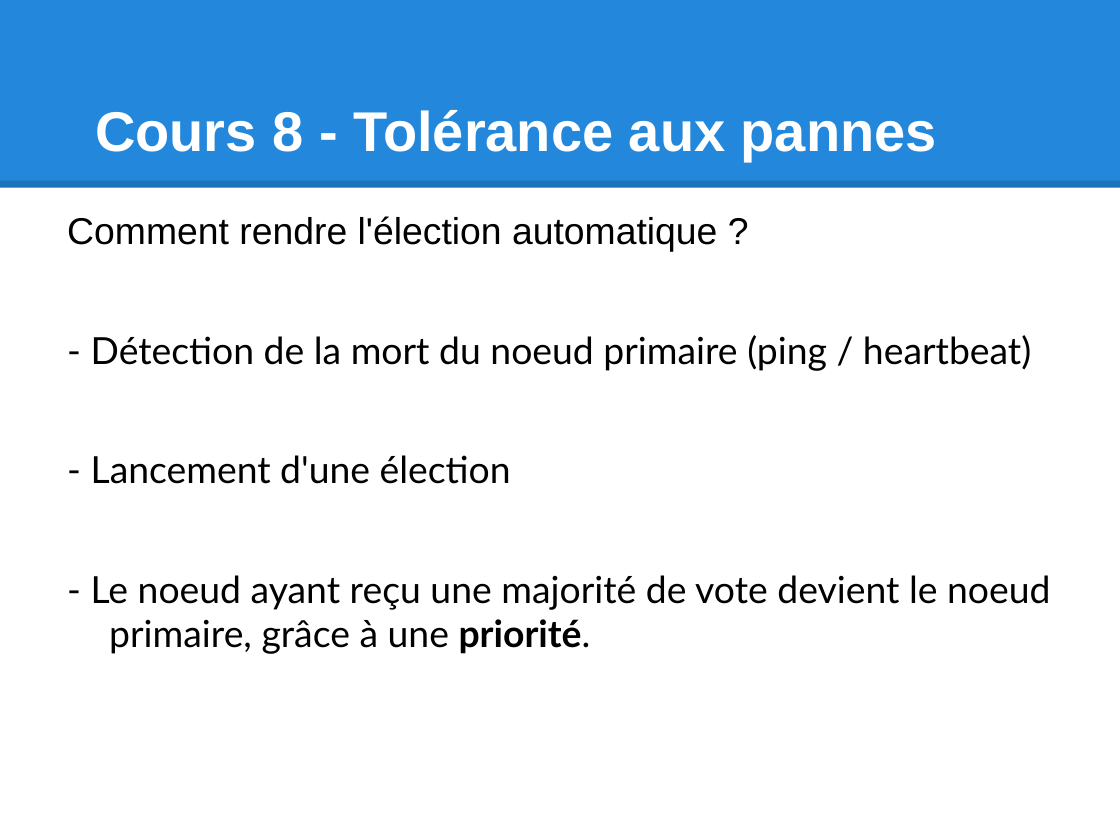
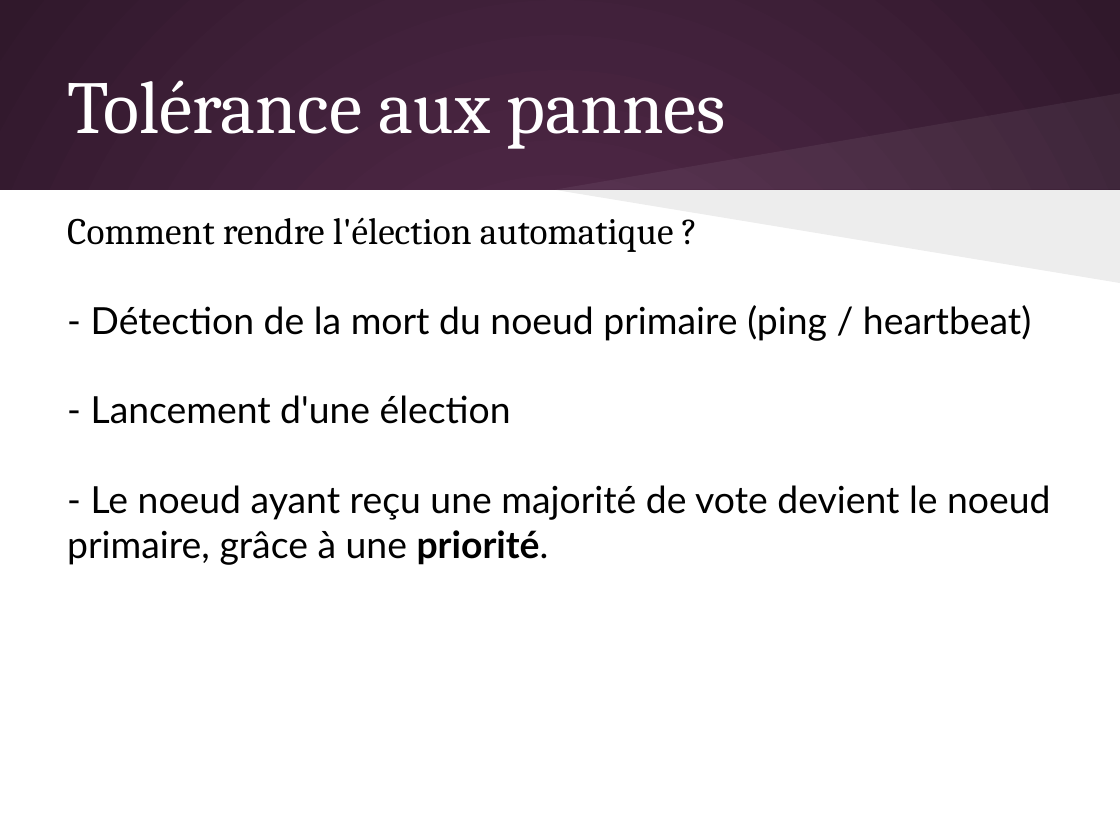
Before and after one commit to olivier-pitton/dant, a slide deck: slide 59 of mongodb/Cours_NoSQL.pptx. Drawn at 1120x840 pixels with LibreOffice and Linux fonts; fonts in the diff are those of the drawing. Boxes give left, top, right and bottom in pixels: in the first picture for what was removed or moved away, otherwise in the second. Text is boxed around its words. In the diff, an @@ line names an element or a change of style, - is before the commit and + after.

```diff
--- a/mongodb/Cours_NoSQL.pptx
+++ b/mongodb/Cours_NoSQL.pptx
@@ background #FFFFFF to gradient #592D50 to #30182B @@
@@ rectangle removed at [0, 0, 1120, 188] @@
@@ title "Tolérance aux pannes" at [67, 80, 726, 149]: vertical alignment bottom to middle @@
@@ title at [67, 80, 726, 149]: text changed; size 36 to 48 pt; font Arial to Cambria; bold off @@
-Cours 8 - Tolérance aux pannes
+Tolérance aux pannes
@@ freeform shape added at [554, 93, 1120, 189], fill #FFFFFF at 6% opacity @@
@@ line removed from (0, 184) to (1120, 184) @@
@@ rectangle added at [0, 190, 1120, 840], fill #FFFFFF @@
@@ text "Comment rendre l'élection automatique ?" at [67, 217, 1050, 565]: font Arial to Cambria in "Comment rendre l'élection automatique ?"; indent changed; less space between paragraphs @@
@@ freeform shape added at [554, 189, 1120, 282], fill #000000 at 7% opacity @@
```
Also in this commit, not shown: 79 other slides changed, 1 other file.
